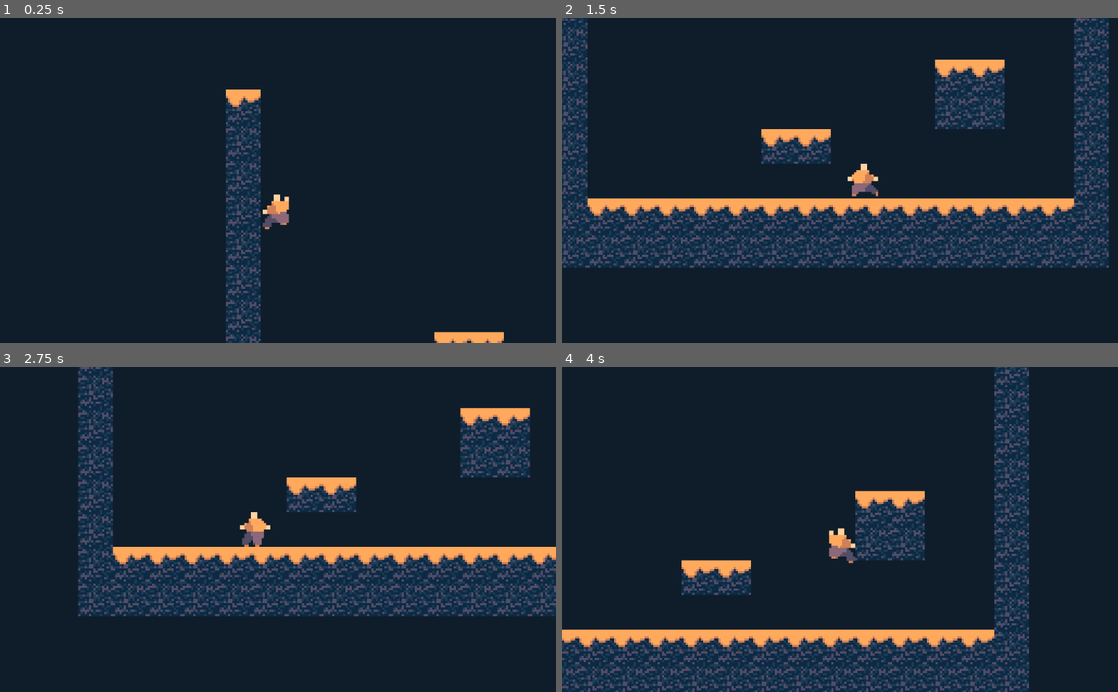
Above: before the commit, frames 1-4 (two rows, left to right).
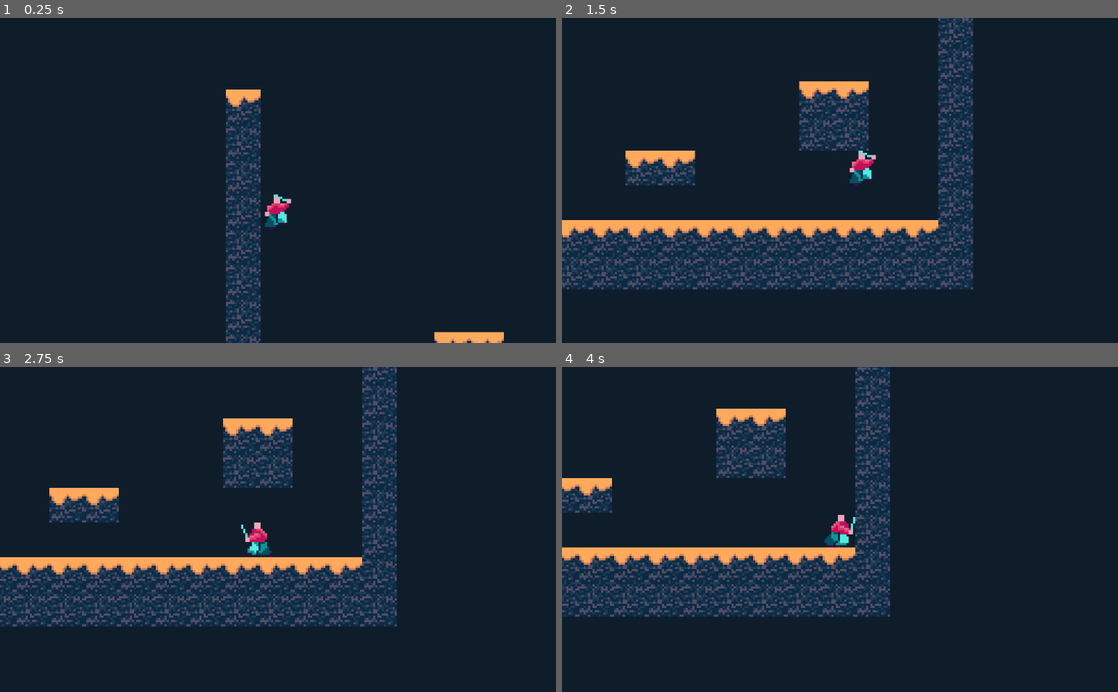
Above: after the commit, the same moments.

Repository: FalafelBeingOrg/test1
Game: Godot game, scene res://World.tscn
Same seed, same stepped clock (60 frames per second), same inputs: the game is played once before the commit and once after it.
Inputs:
- Up to frame 1 (0.25 s): no input
- Up to frame 2 (1.5 s): hold Space (jump) 0.53-1.28 s; hold D (move_right) from 0.53 s (still down); tap Shift (dash, bound only after the commit) at 0.6 s; tap Space (jump) at 1.35 s
- Up to frame 3 (2.75 s): tap Space (jump) at 1.52, 1.82 s; tap Shift (dash, bound only after the commit) at 1.55, 2.1 s; release D (move_right) at 2.03 s; hold A (move_left) from 2.03 s (still down); hold Space (jump) from 2.03 s (still down)
- Up to frame 4 (4 s): release A (move_left) at 2.78 s; release Space (jump) at 2.78 s; hold D (move_right) from 2.78 s (still down); tap Shift (dash, bound only after the commit) at 2.85 s; tap Space (jump) at 3.02, 3.32 s; hold Space (jump) from 3.53 s (still down)

The runs differ from the first frame. In frame 1, 0.4% of the frame differs, in the area x 47-53%, y 54-65%; in frame 2, 36%; in frame 3, 32%; in frame 4, 41%, in the area x 0-84%, y 0-100%.

Commit message:
added sprites

Diff:
--- a/Test1Code/Player.gd
+++ b/Test1Code/Player.gd
@@ -5,16 +5,24 @@
 const GRAVITY = 75
 const JUMP_BOOST = GRAVITY * 0.75
 const MAX_FALL_SPEED = 1000
+const DASH_LENGTH = 10
+const DASH_COOLDOWN = 50
+const DASH_SPEED = 2000
 
 onready var anim_player = $AnimationPlayer
 onready var Idle = $Idle
 onready var Jump_Down = $Jump_Down
 onready var Jump_Up = $Jump_Up
 onready var Run = $Run
+onready var Dash = $Dash
+onready var Slash = $Slash
 
+var x_velo = 0
 var y_velo = 0
 var facing_right = false
 var time_since_grounded = 0
+var time_since_dash = DASH_COOLDOWN
+
 
 func _physics_process(delta):
 	var move_dir = 0
@@ -22,12 +30,13 @@
 		move_dir += 1
 	if Input.is_action_pressed("move_left"):
 		move_dir -= 1
-	move_and_slide(Vector2(move_dir * MOVE_SPEED, y_velo), Vector2(0, -1))
+	move_and_slide(Vector2(x_velo, y_velo), Vector2(0, -1))
 
 	var grounded = is_on_floor()
 
 	if is_on_ceiling():
 		y_velo = 0
+
 
 	y_velo += GRAVITY
 	if grounded and Input.is_action_just_pressed("jump"):
@@ -39,26 +48,41 @@
 	if y_velo > MAX_FALL_SPEED:
 		y_velo = MAX_FALL_SPEED
 
-	if facing_right and move_dir < 0:
-		flip()
-	if !facing_right and move_dir > 0:
-		flip()
+	if time_since_dash >= DASH_LENGTH:
+		if facing_right and move_dir > 0:
+			flip()
+		if !facing_right and move_dir < 0:
+			flip()
 
-	if grounded:
-		time_since_grounded = 0
-		if move_dir == 0:
-			play_anim("Idle")
+		if grounded:
+			time_since_grounded = 0
+			if move_dir == 0:
+				play_anim("Idle")
+			else:
+				play_anim("Run")
 		else:
-			play_anim("Run")
+			time_since_grounded += 1
+			if y_velo > 0:
+				play_anim("Jump_Up")
+			else:
+				play_anim("Jump_Down")
+		x_velo = move_dir * MOVE_SPEED
 	else:
-		time_since_grounded += 1
-		if y_velo > 0:
-			play_anim("Jump_Up")
+		x_velo = move_dir * DASH_SPEED
+		play_anim("Dash")
+
+	if time_since_dash >= DASH_COOLDOWN and Input.is_action_just_pressed("dash"):
+		time_since_dash = 0
+		if move_dir > 0:
+			x_velo += DASH_SPEED
+		elif move_dir < 0:
+			x_velo -= DASH_SPEED
+		elif Input.is_action_pressed("jump"):
+			y_velo -= DASH_SPEED*0.5
 		else:
-			play_anim("Jump_Down")
+			y_velo += DASH_SPEED*2
 
-
-
+	time_since_dash += 1
 
 func flip():
 	facing_right = !facing_right
@@ -66,6 +90,8 @@
 	Jump_Down.flip_h = !Jump_Down.flip_h
 	Jump_Up.flip_h = !Jump_Up.flip_h
 	Run.flip_h = !Run.flip_h
+	Dash.flip_h = !Dash.flip_h
+	Slash.flip_h = !Slash.flip_h
 
 func play_anim(anim_name):
 	if anim_player.is_playing() and anim_player.current_animation == anim_name:
@@ -79,3 +105,5 @@
 	Jump_Down.hide()
 	Jump_Up.hide()
 	Run.hide()
+	Dash.hide()
+	Slash.hide()
--- a/Test1Code/Player.tscn
+++ b/Test1Code/Player.tscn
@@ -1,13 +1,31 @@
-[gd_scene load_steps=12 format=2]
-
-[ext_resource path="res://Player02Idle.png" type="Texture" id=1]
+[gd_scene load_steps=16 format=2]
+
+[ext_resource path="res://Neon Player_Jump_Down.png" type="Texture" id=1]
 [ext_resource path="res://Player.gd" type="Script" id=2]
-[ext_resource path="res://Player02Run.png" type="Texture" id=3]
-[ext_resource path="res://Player02Jump_Down.png" type="Texture" id=4]
-[ext_resource path="res://Player02Jump_Up.png" type="Texture" id=5]
+[ext_resource path="res://Neon Player_Idle.png" type="Texture" id=3]
+[ext_resource path="res://Neon Player_Jump_Up.png" type="Texture" id=4]
+[ext_resource path="res://Neon Player_Run.png" type="Texture" id=5]
+[ext_resource path="res://Neon Player_Slash.png" type="Texture" id=6]
+[ext_resource path="res://Neon Player_Dash.png" type="Texture" id=7]
 
 [sub_resource type="RectangleShape2D" id=1]
 extents = Vector2( 7, 7.5 )
+
+[sub_resource type="Animation" id=8]
+resource_name = "Dash"
+length = 0.001
+tracks/0/type = "value"
+tracks/0/path = NodePath("Player/Dash:frame")
+tracks/0/interp = 1
+tracks/0/loop_wrap = true
+tracks/0/imported = false
+tracks/0/enabled = true
+tracks/0/keys = {
+"times": PoolRealArray( 0 ),
+"transitions": PoolRealArray( 1 ),
+"update": 1,
+"values": [ 0 ]
+}
 
 [sub_resource type="Animation" id=4]
 resource_name = "Idle"
@@ -106,11 +124,35 @@
 "update": 0,
 "values": [ 0 ]
 }
+tracks/4/type = "value"
+tracks/4/path = NodePath("Player/Dash:frame")
+tracks/4/interp = 1
+tracks/4/loop_wrap = true
+tracks/4/imported = false
+tracks/4/enabled = true
+tracks/4/keys = {
+"times": PoolRealArray( 0 ),
+"transitions": PoolRealArray( 1 ),
+"update": 0,
+"values": [ 0 ]
+}
+tracks/5/type = "value"
+tracks/5/path = NodePath("Player/Slash:frame")
+tracks/5/interp = 1
+tracks/5/loop_wrap = true
+tracks/5/imported = false
+tracks/5/enabled = true
+tracks/5/keys = {
+"times": PoolRealArray( 0 ),
+"transitions": PoolRealArray( 1 ),
+"update": 0,
+"values": [ 0 ]
+}
 
 [sub_resource type="Animation" id=7]
 resource_name = "Run"
-length = 0.75
-step = 0.125
+length = 0.45
+step = 0.15
 tracks/0/type = "value"
 tracks/0/path = NodePath("Player/Run:frame")
 tracks/0/interp = 1
@@ -118,10 +160,26 @@
 tracks/0/imported = false
 tracks/0/enabled = true
 tracks/0/keys = {
-"times": PoolRealArray( 0, 0.125, 0.25, 0.375, 0.5, 0.625 ),
-"transitions": PoolRealArray( 1, 1, 1, 1, 1, 1 ),
-"update": 1,
-"values": [ 0, 1, 2, 3, 4, 5 ]
+"times": PoolRealArray( 0, 0.15, 0.3 ),
+"transitions": PoolRealArray( 1, 1, 1 ),
+"update": 1,
+"values": [ 0, 1, 2 ]
+}
+
+[sub_resource type="Animation" id=9]
+resource_name = "Slash"
+length = 0.001
+tracks/0/type = "value"
+tracks/0/path = NodePath("Player/Slash:frame")
+tracks/0/interp = 1
+tracks/0/loop_wrap = true
+tracks/0/imported = false
+tracks/0/enabled = true
+tracks/0/keys = {
+"times": PoolRealArray( 0 ),
+"transitions": PoolRealArray( 1 ),
+"update": 1,
+"values": [ 0 ]
 }
 
 [node name="Player" type="KinematicBody2D"]
@@ -134,22 +192,30 @@
 
 [node name="AnimationPlayer" type="AnimationPlayer" parent="."]
 root_node = NodePath("../..")
+anims/Dash = SubResource( 8 )
 anims/Idle = SubResource( 4 )
 anims/Jump_Down = SubResource( 5 )
 anims/Jump_Up = SubResource( 6 )
 anims/RESET = SubResource( 3 )
 anims/Run = SubResource( 7 )
+anims/Slash = SubResource( 9 )
 
 [node name="Idle" type="Sprite" parent="."]
+texture = ExtResource( 3 )
+hframes = 4
+
+[node name="Jump_Down" type="Sprite" parent="."]
 texture = ExtResource( 1 )
-hframes = 4
-
-[node name="Jump_Down" type="Sprite" parent="."]
+
+[node name="Jump_Up" type="Sprite" parent="."]
 texture = ExtResource( 4 )
 
-[node name="Jump_Up" type="Sprite" parent="."]
+[node name="Run" type="Sprite" parent="."]
 texture = ExtResource( 5 )
-
-[node name="Run" type="Sprite" parent="."]
-texture = ExtResource( 3 )
-hframes = 6
+hframes = 3
+
+[node name="Dash" type="Sprite" parent="."]
+texture = ExtResource( 7 )
+
+[node name="Slash" type="Sprite" parent="."]
+texture = ExtResource( 6 )
--- a/Test1Code/project.godot
+++ b/Test1Code/project.godot
@@ -43,6 +43,11 @@
 , Object(InputEventKey,"resource_local_to_scene":false,"resource_name":"","device":0,"alt":false,"shift":false,"control":false,"meta":false,"command":false,"pressed":false,"scancode":16777232,"physical_scancode":0,"unicode":0,"echo":false,"script":null)
  ]
 }
+dash={
+"deadzone": 0.5,
+"events": [ Object(InputEventKey,"resource_local_to_scene":false,"resource_name":"","device":0,"alt":false,"shift":false,"control":false,"meta":false,"command":false,"pressed":false,"scancode":16777237,"physical_scancode":0,"unicode":0,"echo":false,"script":null)
+ ]
+}
 
 [physics]
 
Binary file added: Test1Code/Neon Player_Dash.png
Not shown, changed: Test1Code/Neon Player_Dash.png.import
Binary file added: Test1Code/Neon Player_Idle.png
Not shown, changed: Test1Code/Neon Player_Idle.png.import
Binary file added: Test1Code/Neon Player_Jump_Down.png
Not shown, changed: Test1Code/Neon Player_Jump_Down.png.import
Binary file added: Test1Code/Neon Player_Jump_Up.png
Not shown, added: Test1Code/Neon Player_Jump_Up.png.import
Binary file added: Test1Code/Neon Player_Run.png
Not shown, added: Test1Code/Neon Player_Run.png.import
Binary file added: Test1Code/Neon Player_Slash.png
Not shown, changed: Test1Code/Neon Player_Slash.png.import
(and 4 more such lines)
